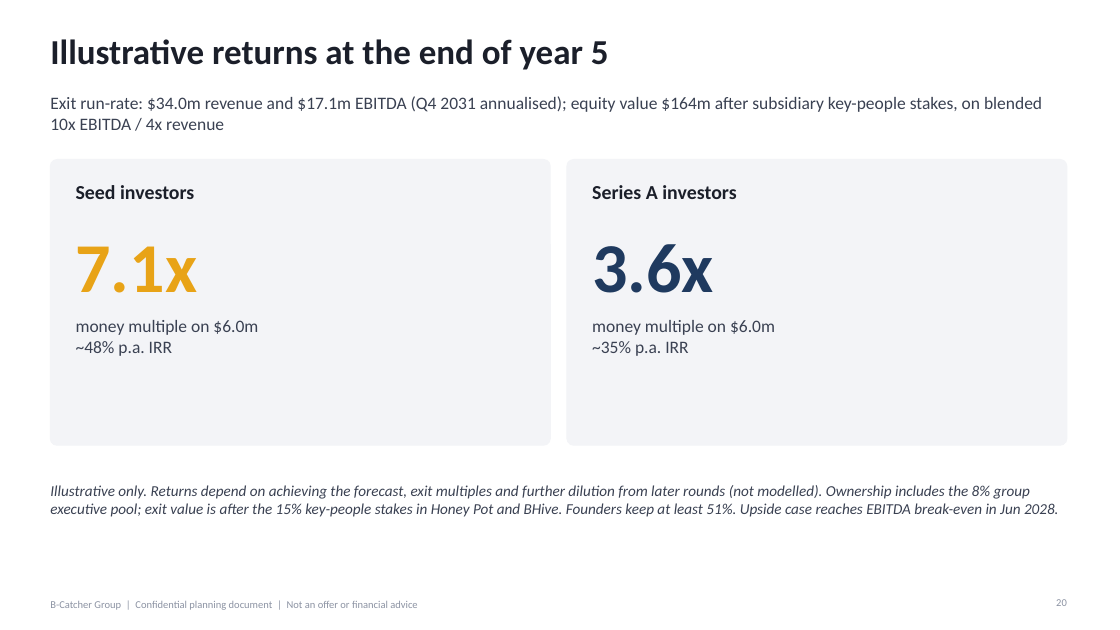
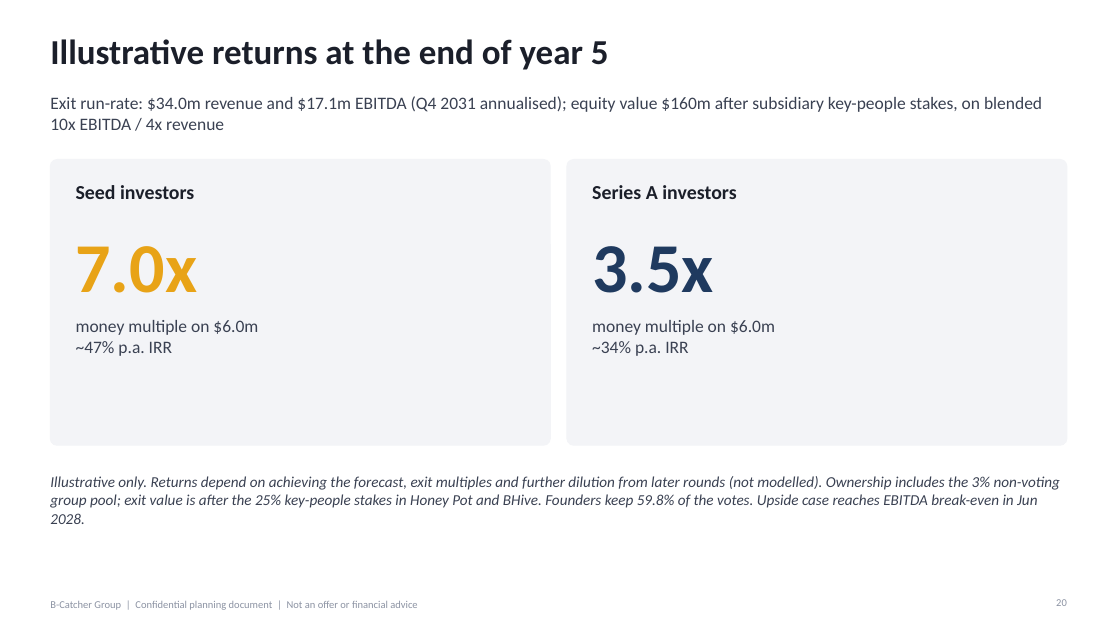
Before and after one commit to SimonQTangible/github-slideshow, a slide deck: slide 20 of bcatcher-group/BCatcher_Group_Investor_Deck_v10.pptx. Drawn at 1120x630 pixels with LibreOffice and Linux fonts; fonts in the diff are those of the drawing. Boxes give left, top, right and bottom in pixels: in the first picture for what was removed or moved away, otherwise in the second. Text is boxed around its words. In the diff, an @@ line names an element or a change of style, - is before the commit and + after.

```diff
--- a/bcatcher-group/BCatcher_Group_Investor_Deck_v10.pptx
+++ b/bcatcher-group/BCatcher_Group_Investor_Deck_v10.pptx
@@ text at box(50, 96, 1042, 130): text changed @@
-Exit run-rate: $34.0m revenue and $17.1m EBITDA (Q4 2031 annualised); equity value $164m after subsidiary key-people stakes, on blended 10x EBITDA / 4x revenue
+Exit run-rate: $34.0m revenue and $17.1m EBITDA (Q4 2031 annualised); equity value $160m after subsidiary key-people stakes, on blended 10x EBITDA / 4x revenue
@@ text at box(76, 246, 198, 293): text changed @@
-7.1x
+7.0x
@@ text at box(592, 246, 714, 293): text changed @@
-3.6x
+3.5x
@@ text at box(76, 341, 172, 356): text changed @@
-~48% p.a. IRR
+~47% p.a. IRR
@@ text at box(592, 341, 688, 356): text changed @@
-~35% p.a. IRR
+~34% p.a. IRR
@@ text at box(50, 476, 1060, 524): text changed @@
-Illustrative only. Returns depend on achieving the forecast, exit multiples and further dilution from later rounds (not modelled). Ownership includes the 8% group executive pool; exit value is after the 15% key-people stakes in Honey Pot and BHive. Founders keep at least 51%. Upside case reaches EBITDA break-even in Jun 2028.
+Illustrative only. Returns depend on achieving the forecast, exit multiples and further dilution from later rounds (not modelled). Ownership includes the 3% non-voting group pool; exit value is after the 25% key-people stakes in Honey Pot and BHive. Founders keep 59.8% of the votes. Upside case reaches EBITDA break-even in Jun 2028.
```
Also in this commit, not shown: 2 other slides changed, 23 other files.
